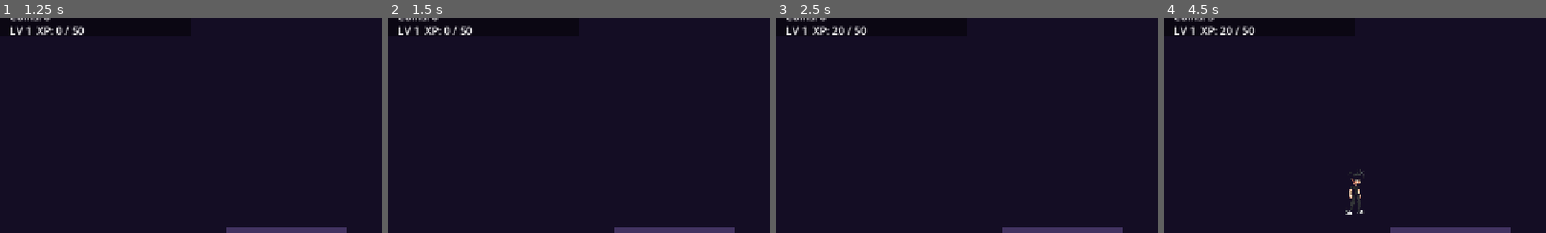
Above: before the commit, frames 1-4 (left to right).
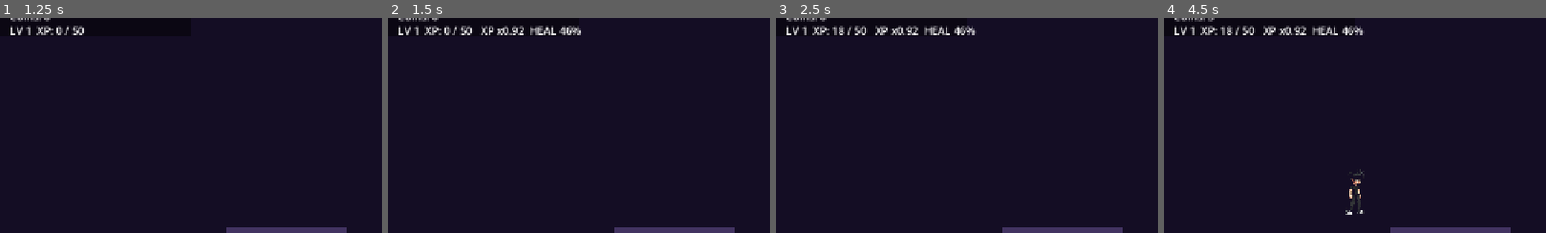
Above: after the commit, the same moments.

Repository: nasiftahmid-ux/Nate_Hopkins_vs._the_underworld
Game: Godot game, scene res://scenes/ui/main.tscn
The game is run twice, just before and just after one commit, with the same random seed, the same clock (stepped at 60 frames per second) and the same inputs.
Inputs:
- Up to frame 1 (1.25 s): click "L1" at 0.5 s
- Up to frame 2 (1.5 s): tap W (jump) at 1.25 s; hold D (move_right) from 1.28 s (still down); hold J (attack) from 1.28 s (still down)
- Up to frame 3 (2.5 s): keep holding D (move_right); tap W (jump) at 1.52, 2, 2.27 s; tap Q (block) at 1.55, 2.1 s; release J (attack) at 2.03 s; tap J (attack) at 2.3 s
- Up to frame 4 (4.5 s): tap W (jump) at 2.75, 3.5, 3.77, 4.25 s; release D (move_right) at 2.78 s; hold A (move_left) 2.78-3.53 s; hold J (attack) 2.78-3.53 s; tap Q (block) at 3.05, 3.6 s; hold D (move_right) from 3.53 s (still down); tap J (attack) at 3.8 s; hold Q (block) from 4.28 s (still down); tap K (heavy_attack) at 4.35 s
The pictures show only the part of the screen within x 0-50%, y 7-57%; the shares and areas given below are measured in that part.

Frame 1 is identical in both runs. In frame 2, 0.7% of the frame differs, in the area x 24-51%, y 3-8%; in frame 3, 0.8%, in the area x 14-53%, y 3-8%; in frame 4, 0.8%.

Commit message:
Damage-based XP/heal penalty: scale rewards by damage taken per level
GameState tracks damage_taken and exposes xp_multiplier() (1 - damage/max_hp, floor x0.25) plus level_up_heal_ratio() (50% of max HP scaled by that multiplier). add_exp() now multiplies kill XP and heals by the reduced ratio instead of refilling to full, and emits level_healed so the player's live HP updates immediately instead of only the stored value on the next scene load.

Counter resets via begin_level() (level select, retry, pause restart) and clear_damage_penalty() on door transitions. HUD surfaces the live XP multiplier and heal percentage. README documents the no-damage bonus.

Diff:
--- a/autoload/game_state.gd
+++ b/autoload/game_state.gd
@@ -3,11 +3,15 @@
 signal money_changed(value: int)
 signal exp_changed(value: int)
 signal level_changed(value: int)
+signal level_healed(amount: float)
 
 const SAVE_PATH := "user://save.json"
+const PERFECT_HEAL_RATIO := 0.5
+const MIN_REWARD_MULT := 0.25
 
 var player_health := 0.0
 var player_max_hp := 100.0
+var damage_taken := 0.0
 
 var money := 0
 var exp := 0
@@ -29,6 +33,7 @@
 
 func new_game() -> void:
 	player_health = player_max_hp
+	damage_taken = 0.0
 	money = 0
 	exp = 0
 	level = 1
@@ -76,16 +81,41 @@
 
 
 func add_exp(value: int) -> void:
-	exp += value
+	exp += maxi(1, int(round(value * xp_multiplier())))
 	while exp >= exp_to_next_level():
 		exp -= exp_to_next_level()
 		level += 1
 		player_max_hp += 10.0
-		player_health = player_max_hp
+		var heal := player_max_hp * level_up_heal_ratio()
+		player_health = minf(player_health + heal, player_max_hp)
 		level_changed.emit(level)
+		level_healed.emit(heal)
 	exp_changed.emit(exp)
 	save_game()
 
 
+func begin_level() -> void:
+	clear_damage_penalty()
+	player_health = player_max_hp
+
+
+func clear_damage_penalty() -> void:
+	damage_taken = 0.0
+
+
+func register_damage(amount: float) -> void:
+	damage_taken += amount
+
+
+func xp_multiplier() -> float:
+	if player_max_hp <= 0.0:
+		return 1.0
+	return clampf(1.0 - damage_taken / player_max_hp, MIN_REWARD_MULT, 1.0)
+
+
+func level_up_heal_ratio() -> float:
+	return PERFECT_HEAL_RATIO * xp_multiplier()
+
+
 func exp_to_next_level() -> int:
 	return level * 50
--- a/scenes/levels/door.gd
+++ b/scenes/levels/door.gd
@@ -11,4 +11,5 @@
 func _on_body_entered(body: Node2D) -> void:
 	if body.is_in_group("player"):
 		set_deferred("monitoring", false)
+		GameState.clear_damage_penalty()
 		get_tree().call_deferred("change_scene_to_file", next_scene)
--- a/scenes/player/player.gd
+++ b/scenes/player/player.gd
@@ -43,6 +43,17 @@
 	start_pos = global_position
 	max_hp = GameState.player_max_hp
 	hp = clampf(GameState.player_health, 1.0, max_hp) if GameState.player_health > 0.0 else max_hp
+	GameState.player_health = hp
+	hp_changed.emit(hp, max_hp)
+	GameState.level_healed.connect(_on_level_healed)
+
+
+func _on_level_healed(amount: float) -> void:
+	if hp <= 0.0:
+		return
+	max_hp = GameState.player_max_hp
+	hp = minf(hp + amount, max_hp)
+	GameState.player_health = hp
 	hp_changed.emit(hp, max_hp)
 
 
@@ -182,6 +193,7 @@
 	invuln_time = INVULN_DURATION
 	hp = maxf(hp - amount, 0.0)
 	GameState.player_health = hp
+	GameState.register_damage(amount)
 	hp_changed.emit(hp, max_hp)
 	sprite.modulate = Color(1, 0.3, 0.3)
 	if hp <= 0.0:
--- a/scenes/ui/death_panel.gd
+++ b/scenes/ui/death_panel.gd
@@ -18,7 +18,7 @@
 
 
 func _on_restart_level() -> void:
-	GameState.player_health = GameState.player_max_hp
+	GameState.begin_level()
 	get_tree().paused = false
 	get_tree().reload_current_scene()
 
--- a/scenes/ui/hud.gd
+++ b/scenes/ui/hud.gd
@@ -4,5 +4,9 @@
 func _process(_delta: float) -> void:
 	$HPLabel.text = "HP: %d / %d" % [int(GameState.player_health), int(GameState.player_max_hp)]
 	$CoinsLabel.text = "Coins: %d" % GameState.money
-	$LVLabel.text = "LV %d  XP: %d / %d" % [GameState.level, GameState.exp, GameState.exp_to_next_level()]
+	var mult := GameState.xp_multiplier()
+	var penalty := ""
+	if mult < 1.0:
+		penalty = "   XP x%.2f  HEAL %d%%" % [mult, int(GameState.level_up_heal_ratio() * 100.0)]
+	$LVLabel.text = "LV %d  XP: %d / %d%s" % [GameState.level, GameState.exp, GameState.exp_to_next_level(), penalty]
 	$LivesLabel.text = "Defeated Exes: %d / 2" % GameState.defeated_exes
--- a/scenes/ui/main.gd
+++ b/scenes/ui/main.gd
@@ -38,7 +38,7 @@
 		_setup_rhythm(entry["rhythm"])
 	elif entry.has("exes"):
 		GameState.defeated_exes = entry["exes"]
-	GameState.player_health = GameState.player_max_hp
+	GameState.begin_level()
 	get_tree().change_scene_to_file(entry["scene"])
 
 
--- a/scenes/ui/pause_panel.gd
+++ b/scenes/ui/pause_panel.gd
@@ -45,7 +45,7 @@
 
 
 func _on_restart() -> void:
-	GameState.player_health = GameState.player_max_hp
+	GameState.begin_level()
 	paused = false
 	get_tree().paused = false
 	visible = false
Not shown, changed: README.md
